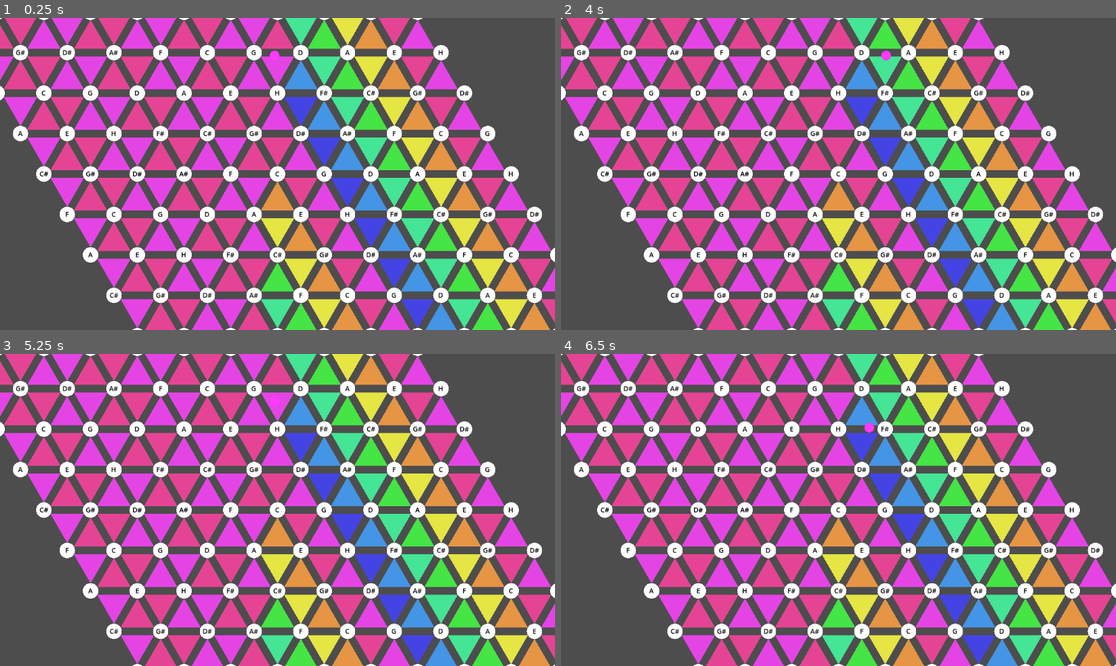
Above: before the commit, frames 1-4 (two rows, left to right).
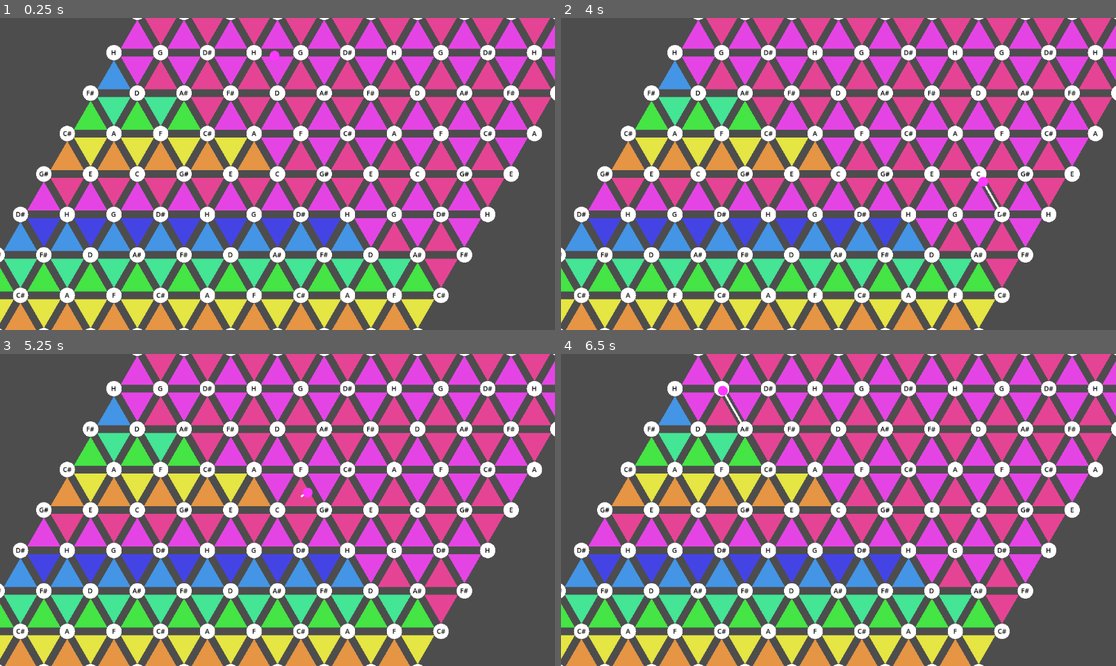
Above: after the commit, the same moments.

Repository: jouhlig/bachelor
Game: Godot game, scene res://Game.tscn
Same seed, same stepped clock (60 frames per second), same inputs: the game is played once before the commit and once after it.
Inputs (mouse positions are in pixels of both pictures, inside the frame that each line leads up to):
- Up to frame 1 (0.25 s): no input
- Up to frame 2 (4 s): tap Enter at 0.5, 3.5 s; move the mouse to (960, 158) at 0.52 s; hold Right (right) 0.53-1.28 s; click (960, 158) at 0.67 s; move the mouse to (727, 189) at 1.27 s; hold Down (down) 1.28-2.03 s; click (727, 189) at 1.42 s; tap Space at 2 s; move the mouse to (894, 105) at 2.02 s; hold Right (right) 2.03-2.78 s; click (894, 105) at 2.17 s; move the mouse to (810, 236) at 2.77 s; hold Up (up) 2.78-3.53 s; click (810, 236) at 2.92 s; move the mouse to (1005, 220) at 3.52 s; hold Left (left) from 3.53 s (still down); click (1005, 220) at 3.67 s
- Up to frame 3 (5.25 s): move the mouse to (111, 463) at 4.27 s; click (111, 463) at 4.42 s; move the mouse to (305, 510) at 5.02 s; release Left (left) at 5.03 s; hold Down (down) from 5.03 s (still down); click (305, 510) at 5.17 s
- Up to frame 4 (6.5 s): tap Space at 5.75 s; move the mouse to (755, 432) at 5.77 s; release Down (down) at 5.78 s; hold Right (right) from 5.78 s (still down); click (755, 432) at 5.92 s

The runs differ from the first frame. In frame 1, 49% of the frame differs, in the area x 0-100%, y 0-100%; in frame 2, 49%; in frame 3, 49%; in frame 4, 49%.

Commit message:
added L-System and Turtle

Diff:
--- /dev/null
+++ b/DebugLSystem.tscn
@@ -0,0 +1,6 @@
+[gd_scene load_steps=2 format=3 uid="uid://d32ur3m312ork"]
+
+[ext_resource type="Script" uid="uid://bs022222q3tjb" path="res://l-system.gd" id="1_hxdo1"]
+
+[node name="L-System" type="Node2D"]
+script = ExtResource("1_hxdo1")
--- a/Game.tscn
+++ b/Game.tscn
@@ -1,15 +1,17 @@
-[gd_scene load_steps=5 format=3 uid="uid://dcfuk4qabv37f"]
+[gd_scene load_steps=8 format=3 uid="uid://dcfuk4qabv37f"]
 
 [ext_resource type="Script" uid="uid://u2chcgx4hx01" path="res://game.gd" id="1_u44n3"]
 [ext_resource type="PackedScene" uid="uid://dfcit6vv0i3lu" path="res://Player.tscn" id="1_xkndl"]
 [ext_resource type="Script" uid="uid://cmgw7cxnnr5i6" path="res://tonnetz_builder.gd" id="4_sb48q"]
+[ext_resource type="Script" uid="uid://bs022222q3tjb" path="res://l-system.gd" id="5_t88pq"]
+[ext_resource type="Script" uid="uid://cfbredbijyqp3" path="res://turtle-path.gd" id="6_r0x5m"]
 [ext_resource type="Script" uid="uid://cgq0aer2s2rb0" path="res://tonnetz_config.gd" id="7_joorw"]
 
 [sub_resource type="Resource" id="Resource_2vekm"]
 script = ExtResource("7_joorw")
 metadata/_custom_type_script = "uid://cgq0aer2s2rb0"
 
-[node name="Game" type="Node"]
+[node name="Game" type="Node2D"]
 script = ExtResource("1_u44n3")
 
 [node name="Player" parent="." instance=ExtResource("1_xkndl")]
@@ -17,6 +19,12 @@
 position = Vector2(570, 78)
 config = SubResource("Resource_2vekm")
 
-[node name="TonnetzBuilder" type="Node" parent="."]
+[node name="TonnetzBuilder" type="Node2D" parent="."]
 script = ExtResource("4_sb48q")
 config = SubResource("Resource_2vekm")
+
+[node name="LSystem" type="Node2D" parent="."]
+script = ExtResource("5_t88pq")
+
+[node name="TurtlePath" type="Node2D" parent="."]
+script = ExtResource("6_r0x5m")
--- a/Player.tscn
+++ b/Player.tscn
@@ -14,3 +14,5 @@
 [node name="Visuals" type="Node2D" parent="."]
 
 [node name="MeshInstance2D" type="MeshInstance2D" parent="Visuals"]
+
+[node name="Trail" type="Line2D" parent="."]
--- a/Triangle.tscn
+++ b/Triangle.tscn
@@ -1,13 +1,10 @@
-[gd_scene load_steps=4 format=3 uid="uid://b50ysi2vss4ae"]
-
-[ext_resource type="Script" path="res://triangle.gd" id="1_q5a6s"]
+[gd_scene load_steps=3 format=3 uid="uid://b50ysi2vss4ae"]
 
 [sub_resource type="CircleShape2D" id="CircleShape2D_q5a6s"]
 
 [sub_resource type="CircleShape2D" id="CircleShape2D_5f5wb"]
 
 [node name="Triangle" type="StaticBody2D"]
-script = ExtResource("1_q5a6s")
 
 [node name="CollisionShape2D" type="CollisionShape2D" parent="."]
 shape = SubResource("CircleShape2D_q5a6s")
--- a/game.gd
+++ b/game.gd
@@ -1,10 +1,37 @@
-extends Node
+extends Node2D
+
+@onready var lsystem = $LSystem
+@onready var turtle = $TurtlePath
+@onready var builder: TonnetzBuilder = $TonnetzBuilder
+@onready var player_scene = preload("res://Player.tscn")
+@onready var player: CharacterBody2D = $Player
+
+var rules = {
+	"F": "F[+F]F[-F]F"
+}
+
+var actions = []
 
 func _ready() -> void:
-	var builder: TonnetzBuilder
-	if has_node("TonnetzBuilder"):
-		builder = $TonnetzBuilder
-	else:
-		builder = TonnetzBuilder.new()
-		add_child(builder)
 	builder.build(5)
+
+func _unhandled_input(event):
+	if event is InputEventMouseButton and event.pressed and event.button_index == MOUSE_BUTTON_LEFT:
+		var click_pos = get_global_mouse_position()
+		var start_anchor = builder.get_nearest_spawn_anchor(click_pos)
+		if not start_anchor:
+			return
+
+		var snapped_pos = start_anchor.get_center()
+		print("Click detected: ", click_pos, " snapped to: ", snapped_pos)
+
+		# L-System → Actions
+		var instructions = lsystem.generate("F", rules, 3)
+		actions = turtle.build_actions(instructions, builder, start_anchor)
+
+		if not player:
+			player = player_scene.instantiate()
+			add_child(player)
+
+		player.global_position = snapped_pos
+		player.set_actions(actions, snapped_pos)
--- /dev/null
+++ b/l-system.gd
@@ -0,0 +1,19 @@
+extends Node
+class_name LSystem
+
+func generate(axiom: String, rules: Dictionary, iterations: int) -> String:
+	var current = axiom
+
+	for i in range(iterations):
+		var next = ""
+
+		for char in current:
+			if rules.has(char):
+				next += rules[char]
+			else:
+				next += char
+
+		current = next
+		print("Iteration ", i, " length: ", current.length())
+
+	return current
--- a/player.gd
+++ b/player.gd
@@ -1,30 +1,82 @@
 extends CharacterBody2D
 
 @export var config: TonnetzConfig
+@export var speed := 5.0
+@onready var trail: Line2D = $Trail
+
+var actions: Array = []
+var index := 0
+var pos := Vector2.ZERO
 
 func _ready() -> void:
 	if not config:
 		config = TonnetzConfig.new()
 
-	var radius = config.player_radius
+	# Collision
 	var shape = CircleShape2D.new()
-	shape.radius = radius
+	shape.radius = config.player_radius
 	$CollisionShape2D.shape = shape
 
+	# Visual (ONLY ONCE, NICHT DUPLIZIEREN!)
 	var sphere = SphereMesh.new()
-	sphere.radius = radius
-	sphere.height = radius * 2.0
+	sphere.radius = config.player_radius
+	sphere.height = config.player_radius * 2.0
+
 	$Visuals/MeshInstance2D.mesh = sphere
 	$Visuals/MeshInstance2D.modulate = config.player_color
-	$Visuals/MeshInstance2D.z_index = 2  # Player above notes and triangles
+	$Visuals/MeshInstance2D.z_index = 10
 
-	# Set collision layer and mask
+	trail.top_level = true
+	trail.width = max(config.player_radius * 0.4, 2.0)
+	trail.default_color = Color.WHITE
+	trail.antialiased = true
+	trail.z_index = 5
+
+	# Collision layers
 	collision_layer = 1
-	collision_mask = 0  # Player doesn't need to detect others, only be detected
+	collision_mask = 0
 
-func _physics_process(delta: float) -> void:
-	var direction : Vector2 = Vector2.ZERO
-	direction.x = Input.get_action_strength("right") - Input.get_action_strength("left")
-	direction.y = Input.get_action_strength("down") - Input.get_action_strength("up")
-	velocity = direction * config.player_speed
-	move_and_slide()
+func set_actions(new_actions: Array, start_position: Vector2 = global_position) -> void:
+	actions = []
+	index = 0
+	global_position = start_position
+	trail.clear_points()
+	trail.add_point(start_position)
+
+	if new_actions.is_empty():
+		return
+
+	var offset = start_position - new_actions[0]["from"]
+
+	for action in new_actions:
+		actions.append({
+			"from": action["from"] + offset,
+			"to": action["to"] + offset
+		})
+
+func _process(delta: float) -> void:
+	if actions.is_empty():
+		return
+
+	var target = actions[index]["to"]
+
+	global_position = global_position.lerp(target, speed * delta)
+	_update_trail()
+
+	if global_position.distance_to(target) < 2.0:
+		index += 1
+
+		if index >= actions.size():
+			index = 0  # loop
+
+func _on_area_entered(area):
+	if area.has_method("on_player_enter"):
+		area.on_player_enter(self)
+
+func _update_trail() -> void:
+	if trail.points.is_empty():
+		trail.add_point(global_position)
+		return
+
+	if trail.points[-1].distance_to(global_position) >= 4.0:
+		trail.add_point(global_position)
--- a/tonnetz_builder.gd
+++ b/tonnetz_builder.gd
@@ -3,6 +3,9 @@
 
 @export var config: TonnetzConfig
 var nodes: Dictionary[Vector2i, TonnetzNode] = {}
+var triangles: Array[TriangleArea] = []
+var triangle_neighbors: Dictionary = {}
+var node_neighbors: Dictionary = {}
 
 const axial_directions = [
 	Vector2i(1, 0), Vector2i(0, 1), Vector2i(-1, 1),
@@ -14,6 +17,10 @@
 		config = TonnetzConfig.new()
 
 func build(radius: int):
+	triangles.clear()
+	triangle_neighbors.clear()
+	node_neighbors.clear()
+
 	# Spawn nodes
 	for q in range(-radius, radius + 1):
 		for r in range(-radius, radius + 1):
@@ -37,6 +44,7 @@
 				tri.config = config
 				tri.set_nodes([n1, n2, n3])
 				add_child(tri)
+				triangles.append(tri)
 
 			# Triangle 2: (q+1,r), (q+1,r-1), (q,r)
 			var n4 = get_tonnetz_node(q + 1, r)
@@ -47,8 +55,11 @@
 				tri2.config = config
 				tri2.set_nodes([n4, n5, n6])
 				add_child(tri2)
+				triangles.append(tri2)
 
 	center_on_canvas()
+	_build_triangle_graph()
+	_build_node_graph()
 
 func center_on_canvas() -> void:
 	var tonnetz_nodes = nodes.values()
@@ -75,3 +86,182 @@
 
 func get_tonnetz_node(q: int, r: int) -> TonnetzNode:
 	return nodes.get(Vector2i(q, r))
+
+func get_nearest_triangle(world_pos: Vector2) -> TriangleArea:
+	if triangles.is_empty():
+		return null
+
+	var nearest := triangles[0]
+	var nearest_distance := world_pos.distance_squared_to(nearest.get_center())
+
+	for triangle in triangles:
+		var distance := world_pos.distance_squared_to(triangle.get_center())
+		if distance < nearest_distance:
+			nearest = triangle
+			nearest_distance = distance
+
+	return nearest
+
+func get_nearest_triangle_center(world_pos: Vector2) -> Vector2:
+	var triangle = get_nearest_triangle(world_pos)
+	if triangle:
+		return triangle.get_center()
+	return world_pos
+
+func get_triangle_neighbors(triangle: TriangleArea) -> Array:
+	return triangle_neighbors.get(triangle, [])
+
+func get_shortest_triangle_path(start_triangle: TriangleArea, end_triangle: TriangleArea) -> Array:
+	if not start_triangle or not end_triangle:
+		return []
+
+	if start_triangle == end_triangle:
+		return [start_triangle]
+
+	var frontier: Array[TriangleArea] = [start_triangle]
+	var visited := {start_triangle: true}
+	var previous := {}
+
+	while not frontier.is_empty():
+		var current = frontier.pop_front()
+
+		for neighbor in get_triangle_neighbors(current):
+			if visited.has(neighbor):
+				continue
+
+			visited[neighbor] = true
+			previous[neighbor] = current
+
+			if neighbor == end_triangle:
+				return _reconstruct_triangle_path(previous, start_triangle, end_triangle)
+
+			frontier.append(neighbor)
+
+	return []
+
+func get_nearest_node(world_pos: Vector2) -> TonnetzNode:
+	var tonnetz_nodes = nodes.values()
+	if tonnetz_nodes.is_empty():
+		return null
+
+	var nearest: TonnetzNode = tonnetz_nodes[0]
+	var nearest_distance := world_pos.distance_squared_to(nearest.get_center())
+
+	for node in tonnetz_nodes:
+		var distance := world_pos.distance_squared_to(node.get_center())
+		if distance < nearest_distance:
+			nearest = node
+			nearest_distance = distance
+
+	return nearest
+
+func get_nearest_spawn_anchor(world_pos: Vector2):
+	var nearest_triangle = get_nearest_triangle(world_pos)
+	var nearest_node = get_nearest_node(world_pos)
+
+	if not nearest_triangle:
+		return nearest_node
+	if not nearest_node:
+		return nearest_triangle
+
+	var triangle_distance := world_pos.distance_squared_to(nearest_triangle.get_center())
+	var node_distance := world_pos.distance_squared_to(nearest_node.get_center())
+
+	if node_distance < triangle_distance:
+		return nearest_node
+
+	return nearest_triangle
+
+func get_node_neighbors(node: TonnetzNode) -> Array:
+	return node_neighbors.get(node, [])
+
+func get_shortest_node_path(start_node: TonnetzNode, end_node: TonnetzNode) -> Array:
+	if not start_node or not end_node:
+		return []
+
+	if start_node == end_node:
+		return [start_node]
+
+	var frontier: Array[TonnetzNode] = [start_node]
+	var visited := {start_node: true}
+	var previous := {}
+
+	while not frontier.is_empty():
+		var current = frontier.pop_front()
+
+		for neighbor in get_node_neighbors(current):
+			if visited.has(neighbor):
+				continue
+
+			visited[neighbor] = true
+			previous[neighbor] = current
+
+			if neighbor == end_node:
+				return _reconstruct_node_path(previous, start_node, end_node)
+
+			frontier.append(neighbor)
+
+	return []
+
+func _build_triangle_graph() -> void:
+	for triangle in triangles:
+		triangle_neighbors[triangle] = []
+
+	for i in range(triangles.size()):
+		for j in range(i + 1, triangles.size()):
+			var first = triangles[i]
+			var second = triangles[j]
+			if _shared_node_count(first, second) >= 2:
+				triangle_neighbors[first].append(second)
+				triangle_neighbors[second].append(first)
+
+func _build_node_graph() -> void:
+	node_neighbors.clear()
+
+	for node in nodes.values():
+		node_neighbors[node] = []
+
+	for coord in nodes.keys():
+		var node = nodes[coord]
+		for direction in axial_directions:
+			var neighbor = nodes.get(coord + direction)
+			if neighbor and not node_neighbors[node].has(neighbor):
+				node_neighbors[node].append(neighbor)
+
+func _shared_node_count(first: TriangleArea, second: TriangleArea) -> int:
+	var first_coords = first.get_node_coords()
+	var second_lookup := {}
+
+	for coord in second.get_node_coords():
+		second_lookup[coord] = true
+
+	var shared := 0
+	for coord in first_coords:
+		if second_lookup.has(coord):
+			shared += 1
+
+	return shared
+
+func _reconstruct_triangle_path(previous: Dictionary, start_triangle: TriangleArea, end_triangle: TriangleArea) -> Array:
+	var path: Array = [end_triangle]
+	var current = end_triangle
+
+	while current != start_triangle:
+		current = previous.get(current)
+		if current == null:
+			return []
+		path.push_front(current)
+
+	return path
+
+func _reconstruct_node_path(previous: Dictionary, start_node: TonnetzNode, end_node: TonnetzNode) -> Array:
+	var path: Array = [end_node]
+	var current = end_node
+
+	while current != start_node:
+		current = previous.get(current)
+		if current == null:
+			return []
+		path.push_front(current)
+
+	return path
--- a/tonnetz_config.gd
+++ b/tonnetz_config.gd
@@ -18,7 +18,10 @@
 func hex_to_world(q: int, r: int) -> Vector2:
 	var x = sqrt(3) * (q + r / 2.0) * hex_size
 	var y = 1.5 * r * hex_size
-	return Vector2(x, y)
+	var v = Vector2(x, y)
+
+	# rotate by 45 degrees
+	return v.rotated(deg_to_rad(120))
 
 func pitch_class_to_name(pitch_class: int) -> String:
 	return NOTE_NAMES[posmod(pitch_class, NOTE_NAMES.size())]
--- a/tonnetz_node.gd
+++ b/tonnetz_node.gd
@@ -67,3 +67,6 @@
 	if body is CharacterBody2D:
 		print("Exited note pitch: ", pitch)
 		AM.stop_note(pitch)
+
+func get_center() -> Vector2:
+	return global_position
--- a/triangle_node.gd
+++ b/triangle_node.gd
@@ -58,3 +58,12 @@
 		print("Exited triangle")
 		for n in nodes:
 			AM.stop_note(n.pitch)
+
+func get_center() -> Vector2:
+	return global_position
+
+func get_node_coords() -> Array[Vector2i]:
+	var coords: Array[Vector2i] = []
+	for n in nodes:
+		coords.append(Vector2i(n.q, n.r))
+	return coords
--- /dev/null
+++ b/turtle-path.gd
@@ -0,0 +1,150 @@
+extends Node
+class_name TurtlePath
+
+var angle := 60.0
+
+func build_actions(instructions: String, builder: TonnetzBuilder, start_anchor) -> Array:
+	if start_anchor is TriangleArea:
+		return _build_actions_for_triangles(instructions, builder, start_anchor)
+	if start_anchor is TonnetzNode:
+		return _build_actions_for_nodes(instructions, builder, start_anchor)
+	return []
+
+func _build_actions_for_triangles(instructions: String, builder: TonnetzBuilder, start_triangle: TriangleArea) -> Array:
+	var actions = []
+
+	if not builder or not start_triangle:
+		return actions
+
+	var current_triangle = start_triangle
+	var previous_triangle = null
+	var dir = Vector2.UP
+	var stack = []
+
+	for c in instructions:
+		match c:
+			"F":
+				var next_triangle = _get_next_triangle(builder, current_triangle, dir, previous_triangle)
+				if next_triangle:
+					actions.append({
+						"from": current_triangle.get_center(),
+						"to": next_triangle.get_center()
+					})
+					previous_triangle = current_triangle
+					current_triangle = next_triangle
+
+			"+":
+				dir = dir.rotated(deg_to_rad(angle))
+
+			"-":
+				dir = dir.rotated(deg_to_rad(-angle))
+
+			"[":
+				stack.append({
+					"anchor": current_triangle,
+					"previous_anchor": previous_triangle,
+					"dir": dir
+				})
+
+			"]":
+				if stack.size() > 0:
+					var state = stack.pop_back()
+					var branch_triangle: TriangleArea = state["anchor"]
+					_append_path(actions, builder.get_shortest_triangle_path(current_triangle, branch_triangle))
+					current_triangle = state["anchor"]
+					previous_triangle = state["previous_anchor"]
+					dir = state["dir"]
+
+	return actions
+
+func _build_actions_for_nodes(instructions: String, builder: TonnetzBuilder, start_node: TonnetzNode) -> Array:
+	var actions = []
+
+	if not builder or not start_node:
+		return actions
+
+	var current_node = start_node
+	var previous_node = null
+	var dir = Vector2.UP
+	var stack = []
+
+	for c in instructions:
+		match c:
+			"F":
+				var next_node = _get_next_node(builder, current_node, dir, previous_node)
+				if next_node:
+					actions.append({
+						"from": current_node.get_center(),
+						"to": next_node.get_center()
+					})
+					previous_node = current_node
+					current_node = next_node
+
+			"+":
+				dir = dir.rotated(deg_to_rad(angle))
+
+			"-":
+				dir = dir.rotated(deg_to_rad(-angle))
+
+			"[":
+				stack.append({
+					"anchor": current_node,
+					"previous_anchor": previous_node,
+					"dir": dir
+				})
+
+			"]":
+				if stack.size() > 0:
+					var state = stack.pop_back()
+					var branch_node: TonnetzNode = state["anchor"]
+					_append_path(actions, builder.get_shortest_node_path(current_node, branch_node))
+					current_node = state["anchor"]
+					previous_node = state["previous_anchor"]
+					dir = state["dir"]
+
+	return actions
+
+func _get_next_triangle(builder: TonnetzBuilder, current_triangle: TriangleArea, direction: Vector2, previous_triangle):
+	var neighbors = builder.get_triangle_neighbors(current_triangle)
+	return _get_best_aligned_neighbor(neighbors, current_triangle.get_center(), direction, previous_triangle)
+
+func _get_next_node(builder: TonnetzBuilder, current_node: TonnetzNode, direction: Vector2, previous_node):
+	var neighbors = builder.get_node_neighbors(current_node)
+	return _get_best_aligned_neighbor(neighbors, current_node.get_center(), direction, previous_node)
+
+func _get_best_aligned_neighbor(neighbors: Array, current_center: Vector2, direction: Vector2, previous_anchor):
+	if neighbors.is_empty():
+		return null
+
+	var candidate_neighbors = neighbors
+	if previous_anchor and neighbors.size() > 1:
+		candidate_neighbors = []
+		for neighbor in neighbors:
+			if neighbor != previous_anchor:
+				candidate_neighbors.append(neighbor)
+		if candidate_neighbors.is_empty():
+			candidate_neighbors = neighbors
+
+	var best_neighbor = null
+	var best_dot := -1.0e20
+
+	for neighbor in candidate_neighbors:
+		var offset = neighbor.get_center() - current_center
+		var alignment = direction.normalized().dot(offset.normalized())
+		if alignment > best_dot:
+			best_dot = alignment
+			best_neighbor = neighbor
+
+	return best_neighbor
+
+func _append_path(actions: Array, anchor_path: Array) -> void:
+	if anchor_path.size() < 2:
+		return
+
+	for i in range(anchor_path.size() - 1):
+		var from_anchor = anchor_path[i]
+		var to_anchor = anchor_path[i + 1]
+		actions.append({
+			"from": from_anchor.get_center(),
+			"to": to_anchor.get_center()
+		})
Not shown, added: l-system.gd.uid
Not shown, added: turtle-path.gd.uid
